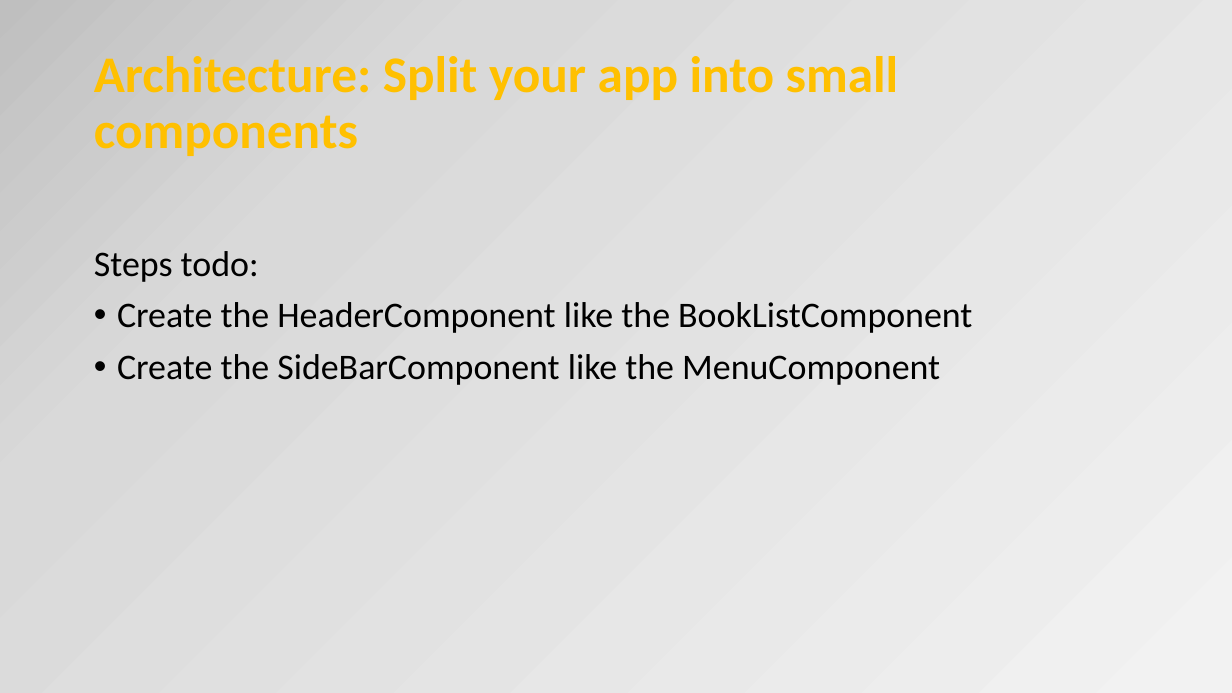
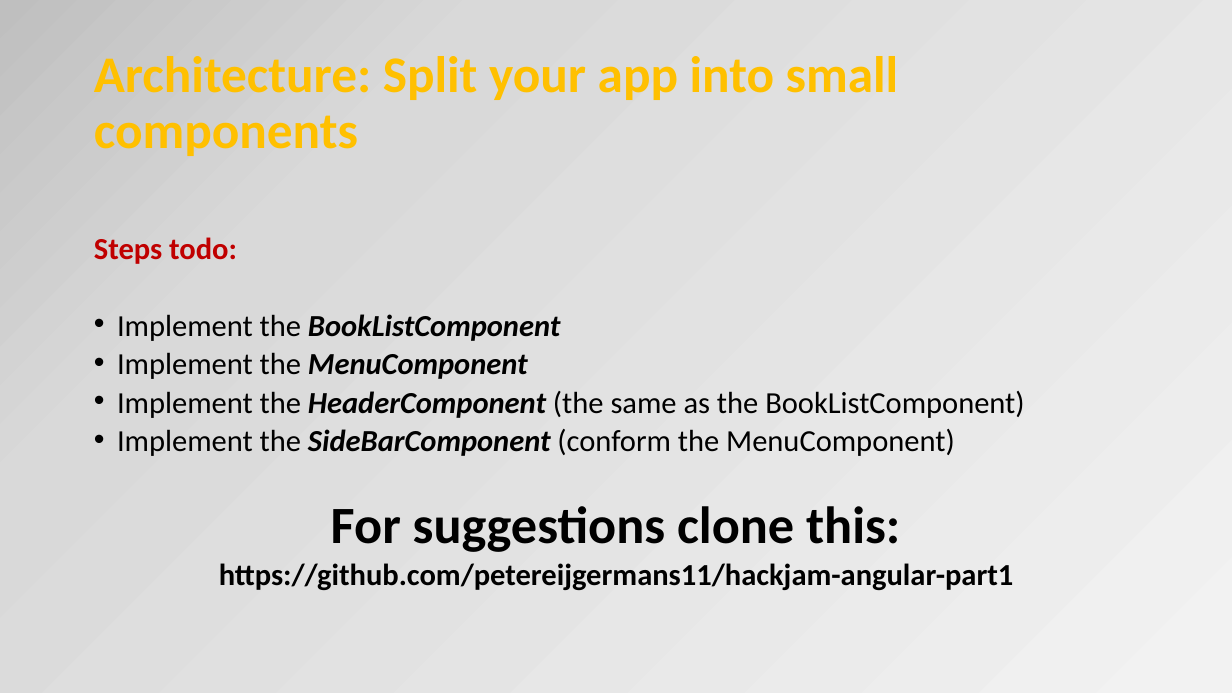
Before and after one commit to OrdinaNederland/hackjam-angular, a slide deck: slide 47 of Angular2.pptx (slide 43 before the commit). Drawn at 1232x693 pixels with LibreOffice and Linux fonts; fonts in the diff are those of the drawing. Boxes give left, top, right and bottom in pixels: in the first picture for what was removed or moved away, otherwise in the second. Text is boxed around its words. In the diff, an @@ line names an element or a change of style, - is before the commit and + after.

```diff
--- a/Angular2.pptx
+++ b/Angular2.pptx
@@ text at (x1=94, y1=237, x2=237, y2=264): size 28 to 23.8 pt, text colour #000000 to #C00000, bold on in "Steps todo:"; line spacing 0.9 to 0.7 @@
@@ text at (x1=117, y1=314, x2=1024, y2=590): text changed; size 28 to 23.8 pt; bold on @@
-• Create the HeaderComponent like the BookListComponent
-• Create the SideBarComponent like the MenuComponent
+• Implement the BookListComponent
+• Implement the MenuComponent
+• Implement the HeaderComponent (the same as the BookListComponent)
+• Implement the SideBarComponent (conform the MenuComponent)
+For suggestions clone this:
+https://github.com/petereijgermans11/hackjam-angular-part1
```
Also in this commit, not shown: 8 other slides changed, 4 slides added, 1 other file.
